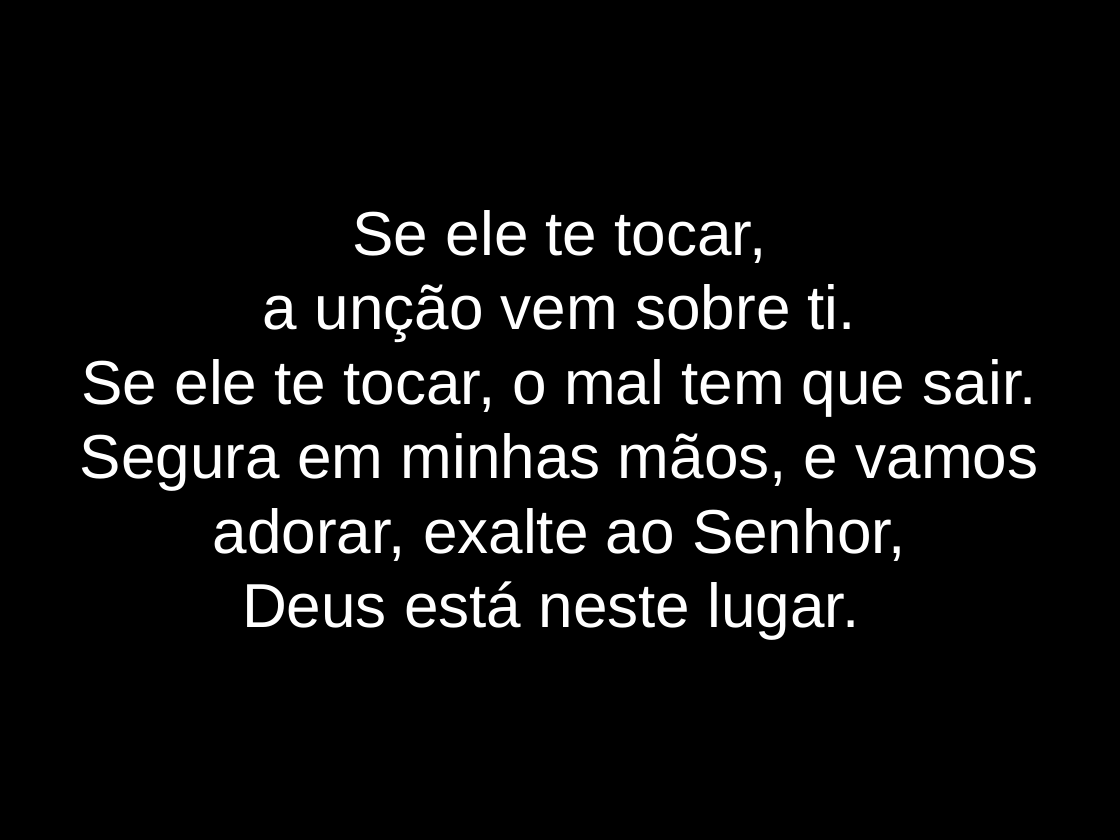
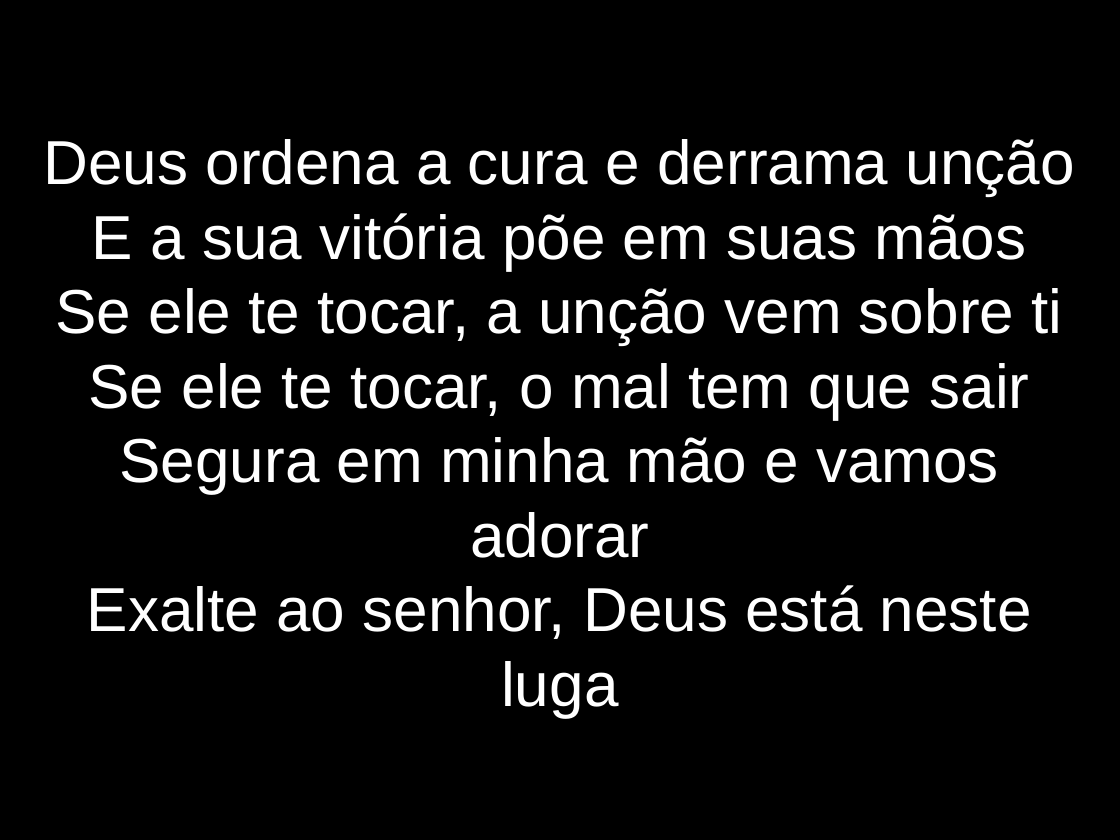
Before and after one commit to lazaroness/ChurchFiles, a slide deck: slide 7 of Elshaday/LetrasApresentacao/DependemosDeDeus.odp (slide 9 before the commit). Drawn at 1120x840 pixels with LibreOffice and Linux fonts; fonts in the diff are those of the drawing. Boxes give left, top, right and bottom in pixels: in the first picture for what was removed or moved away, otherwise in the second. Text is boxed around its words. In the diff, an @@ line names an element or a change of style, - is before the commit and + after.

```diff
--- a/Elshaday/LetrasApresentacao/DependemosDeDeus.odp
+++ b/Elshaday/LetrasApresentacao/DependemosDeDeus.odp
@@ subtitle at [44,139,1075,717]: text changed @@
-Se ele te tocar,
-a unção vem sobre ti.
-Se ele te tocar, o mal tem que sair.
-Segura em minhas mãos, e vamos adorar, exalte ao Senhor,
-Deus está neste lugar.
+Deus ordena a cura e derrama unção
+E a sua vitória põe em suas mãos
+Se ele te tocar, a unção vem sobre ti
+Se ele te tocar, o mal tem que sair
+Segura em minha mão e vamos adorar
+Exalte ao senhor, Deus está neste luga
```
Also in this commit, not shown: 9 other slides changed, 2 slides removed, 15 other files.
